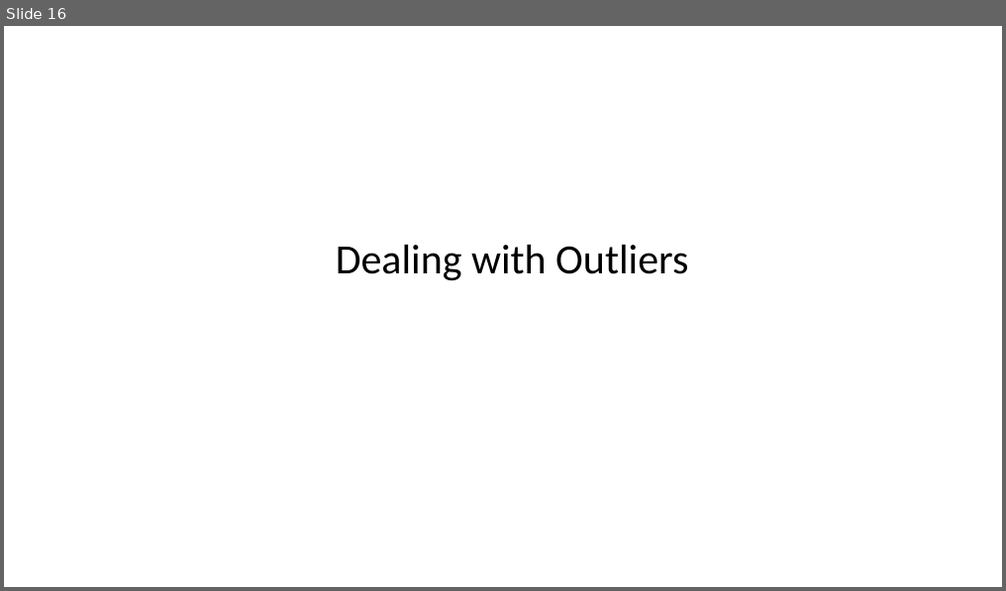
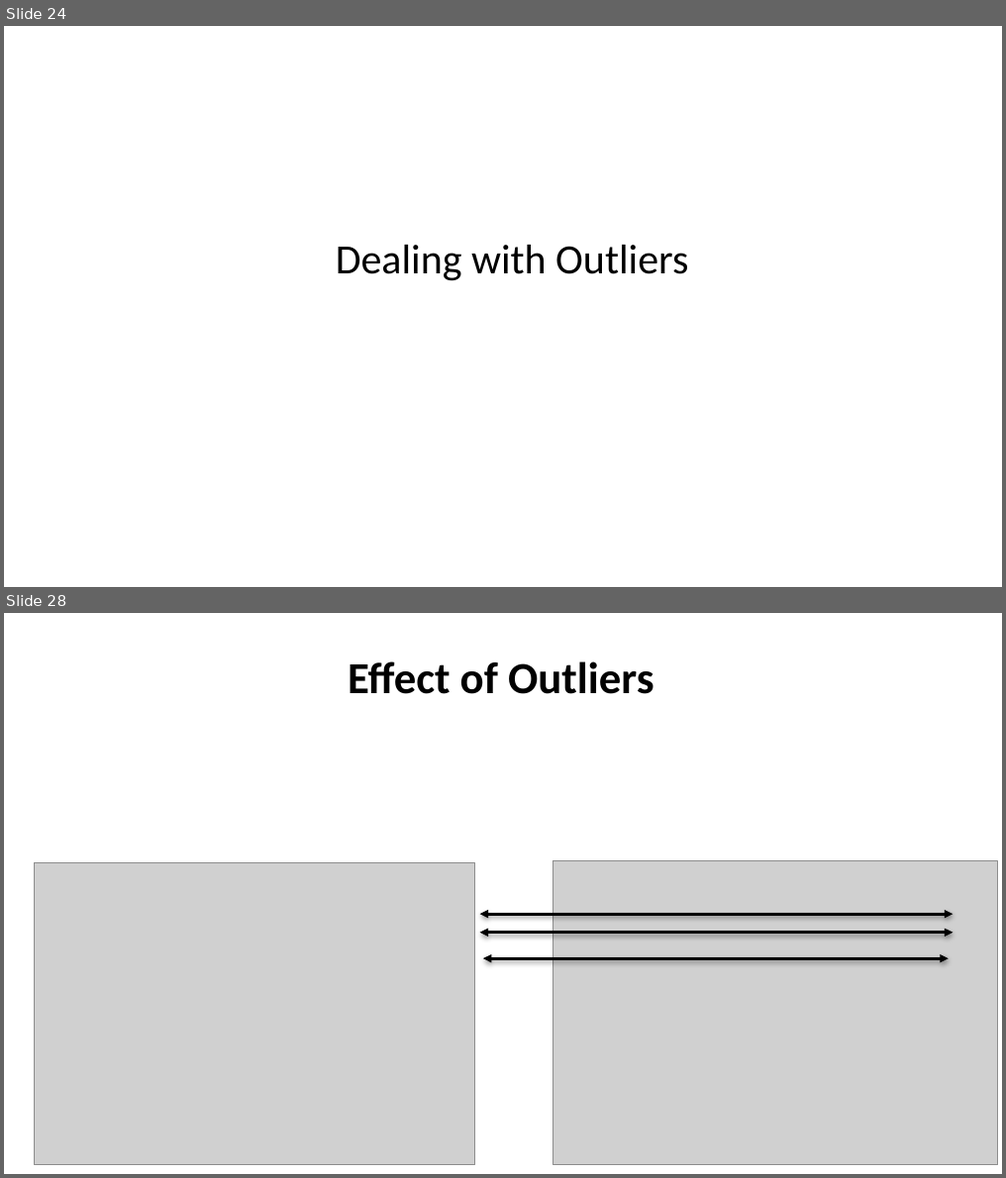
Before and after one commit to StephenElston/CSCI-E-83, a slide deck: LectureSlides/10b_ModelsFor OutliersAndOverdispersion.pptx. Shown one above the other, each under a label of ours: slide 16 before the commit, slides 24 and 28 after it; the slides between them are not shown. The pictures are 1006x591 and 1006x1178 pixels, drawn with LibreOffice and Linux fonts; fonts in the diff are those of the drawing; grey boxes stand for pictures. Boxes give left, top, right and bottom in pixels: in the first picture for what was removed or moved away, otherwise in the second. Text is boxed around its words. In the diff, an @@ line names an element or a change of style, - is before the commit and + after.

```diff
--- a/LectureSlides/10b_ModelsFor OutliersAndOverdispersion.pptx
+++ b/LectureSlides/10b_ModelsFor OutliersAndOverdispersion.pptx
@@ slide 28 added at (4, 613, 1002, 1174), background #FFFFFF @@
@@ title added at (348, 662, 654, 694), 32 pt, text #000000, bold @@
+Effect of Outliers
@@ picture added at (34, 862, 475, 1164) @@
@@ picture added at (552, 861, 998, 1165) @@
@@ double arrow added from (480, 914) to (953, 914), #000000 2 pt @@
@@ double arrow added from (480, 933) to (953, 933), #000000 2 pt @@
@@ double arrow added from (483, 959) to (948, 959), #000000 2 pt @@
@@ what was slide 16 is now slide 24 @@
```
Also in this commit, not shown: 6 slides changed, 10 other slides added, 2 slides removed.
